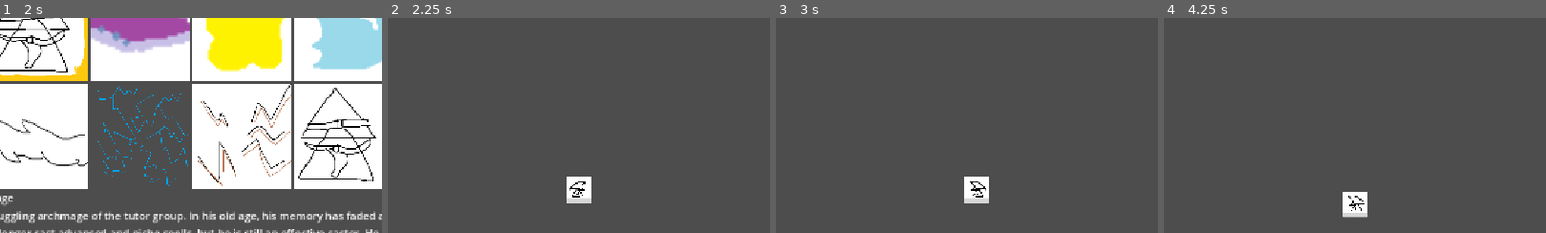
Above: before the commit, frames 1-4 (left to right).
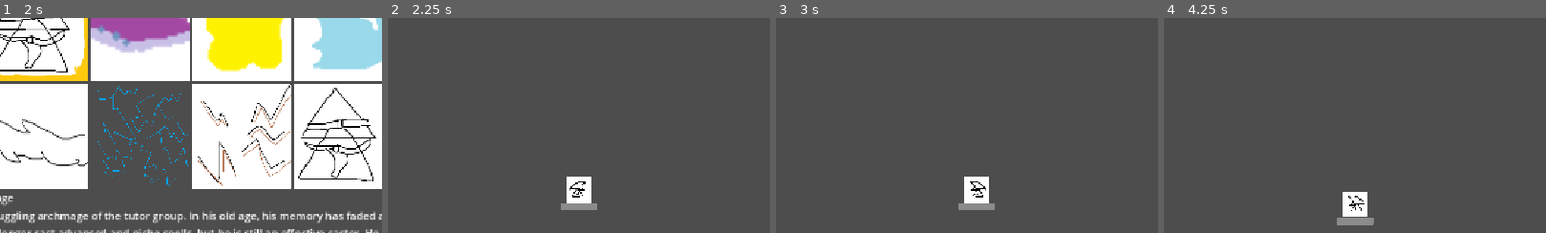
Above: after the commit, the same moments.

Repository: flowerFawn/XP-Based-Leveling
Game: Godot game, scene res://scenes/menu/main_menu.tscn
The game is run twice, just before and just after one commit, with the same random seed, the same clock (stepped at 60 frames per second) and the same inputs. The engine's default icon, where the game draws it, is replaced by a stand-in: a white triangle on a blue panel in a dark square. Sound files missing from this copy of the repository are replaced by a short silence.
Inputs (mouse positions are % of the whole screen's width and height, from its top left):
- Up to frame 1 (2 s): click (19, 31) at 0.5 s; click (30, 12) at 1.25 s
- Up to frame 2 (2.25 s): click "Begin!" at 2 s
- Up to frame 3 (3 s): tap Enter at 2.75 s; hold D (player_right) from 2.78 s (still down)
- Up to frame 4 (4.25 s): release D (player_right) at 3.53 s; hold S (player_down) from 3.53 s (still down)
The pictures show only the part of the screen within x 25-75%, y 10-60%; the shares and areas given below are measured in that part.

Frame 1 is identical in both runs. In frame 2, 0.4% of the frame differs, in the area x 45-55%, y 84-90%; in frame 3, 0.4%; in frame 4, 0.5%, in the area x 45-55%, y 90-97%.

Commit message:
new enemy types
also some minor refactoring of enemy weights, just changing from two arrays to a dictionary with enemy type as keys, and the callable for the weight as the item

Diff:
--- /dev/null
+++ b/resources/enemy types/mid_goblin_type_1.tres
@@ -0,0 +1,19 @@
+[gd_resource type="Resource" script_class="EnemyType" load_steps=5 format=3 uid="uid://dihnof1qd7oc1"]
+
+[ext_resource type="Script" uid="uid://58cfsa1tna1q" path="res://scripts/resources/base resources/enemy_type.gd" id="1_efmmn"]
+[ext_resource type="Resource" uid="uid://cj6251nhvsiy8" path="res://resources/movement types/straight_enemy_movement.tres" id="1_vbmnr"]
+[ext_resource type="Texture2D" uid="uid://blxqdo7j3aerc" path="res://assets/placeholders/thorns.png" id="3_bcgp5"]
+
+[sub_resource type="CircleShape2D" id="CircleShape2D_8he2s"]
+radius = 50.0
+
+[resource]
+script = ExtResource("1_efmmn")
+movement_type = ExtResource("1_vbmnr")
+speed = 100.0
+contact_damage = 15.0
+xp_reward = 2.0
+base_health = 30.0
+collision = SubResource("CircleShape2D_8he2s")
+sprite = ExtResource("3_bcgp5")
+metadata/_custom_type_script = "uid://58cfsa1tna1q"
--- /dev/null
+++ b/resources/enemy types/mid_goblin_type_2.tres
@@ -0,0 +1,19 @@
+[gd_resource type="Resource" script_class="EnemyType" load_steps=5 format=3 uid="uid://b5vdf6igrbsnr"]
+
+[ext_resource type="Resource" uid="uid://cj6251nhvsiy8" path="res://resources/movement types/straight_enemy_movement.tres" id="1_5lf2y"]
+[ext_resource type="Script" uid="uid://58cfsa1tna1q" path="res://scripts/resources/base resources/enemy_type.gd" id="2_dj2ow"]
+[ext_resource type="Texture2D" uid="uid://blxqdo7j3aerc" path="res://assets/placeholders/thorns.png" id="3_2y481"]
+
+[sub_resource type="CircleShape2D" id="CircleShape2D_8he2s"]
+radius = 50.0
+
+[resource]
+script = ExtResource("2_dj2ow")
+movement_type = ExtResource("1_5lf2y")
+speed = 80.0
+contact_damage = 12.0
+xp_reward = 2.0
+base_health = 50.0
+collision = SubResource("CircleShape2D_8he2s")
+sprite = ExtResource("3_2y481")
+metadata/_custom_type_script = "uid://58cfsa1tna1q"
--- /dev/null
+++ b/resources/enemy types/mid_goblin_type_3.tres
@@ -0,0 +1,19 @@
+[gd_resource type="Resource" script_class="EnemyType" load_steps=5 format=3 uid="uid://diyifwsqyg152"]
+
+[ext_resource type="Resource" uid="uid://cj6251nhvsiy8" path="res://resources/movement types/straight_enemy_movement.tres" id="1_6wl5g"]
+[ext_resource type="Script" uid="uid://58cfsa1tna1q" path="res://scripts/resources/base resources/enemy_type.gd" id="2_d3h6t"]
+[ext_resource type="Texture2D" uid="uid://blxqdo7j3aerc" path="res://assets/placeholders/thorns.png" id="3_1jh1y"]
+
+[sub_resource type="CircleShape2D" id="CircleShape2D_8he2s"]
+radius = 50.0
+
+[resource]
+script = ExtResource("2_d3h6t")
+movement_type = ExtResource("1_6wl5g")
+speed = 90.0
+contact_damage = 14.0
+xp_reward = 2.0
+base_health = 40.0
+collision = SubResource("CircleShape2D_8he2s")
+sprite = ExtResource("3_1jh1y")
+metadata/_custom_type_script = "uid://58cfsa1tna1q"
--- /dev/null
+++ b/resources/enemy types/mid_grunt.tres
@@ -0,0 +1,19 @@
+[gd_resource type="Resource" script_class="EnemyType" load_steps=5 format=3 uid="uid://b5oji5bg8ylg0"]
+
+[ext_resource type="Resource" uid="uid://cj6251nhvsiy8" path="res://resources/movement types/straight_enemy_movement.tres" id="1_ijpbv"]
+[ext_resource type="Script" uid="uid://58cfsa1tna1q" path="res://scripts/resources/base resources/enemy_type.gd" id="1_pnves"]
+[ext_resource type="Texture2D" uid="uid://8xf80h2lm058" path="res://assets/placeholders/placeholder_menu_quit.png" id="3_7khfl"]
+
+[sub_resource type="CircleShape2D" id="CircleShape2D_spm0e"]
+radius = 200.0
+
+[resource]
+script = ExtResource("1_pnves")
+movement_type = ExtResource("1_ijpbv")
+speed = 60.0
+contact_damage = 25.0
+xp_reward = 4.0
+base_health = 150.0
+collision = SubResource("CircleShape2D_spm0e")
+sprite = ExtResource("3_7khfl")
+metadata/_custom_type_script = "uid://58cfsa1tna1q"
--- /dev/null
+++ b/resources/enemy types/mid_hammer.tres
@@ -0,0 +1,19 @@
+[gd_resource type="Resource" script_class="EnemyType" load_steps=5 format=3 uid="uid://d2vrg8gthvpw3"]
+
+[ext_resource type="Resource" uid="uid://cj6251nhvsiy8" path="res://resources/movement types/straight_enemy_movement.tres" id="1_2up7e"]
+[ext_resource type="Script" uid="uid://58cfsa1tna1q" path="res://scripts/resources/base resources/enemy_type.gd" id="2_532dl"]
+[ext_resource type="Texture2D" uid="uid://cf8meehm5l0yh" path="res://assets/placeholders/goblin.png" id="3_2up7e"]
+
+[sub_resource type="CircleShape2D" id="CircleShape2D_spm0e"]
+radius = 50.0
+
+[resource]
+script = ExtResource("2_532dl")
+movement_type = ExtResource("1_2up7e")
+speed = 300.0
+contact_damage = 15.0
+xp_reward = 2.0
+base_health = 30.0
+collision = SubResource("CircleShape2D_spm0e")
+sprite = ExtResource("3_2up7e")
+metadata/_custom_type_script = "uid://58cfsa1tna1q"
--- a/resources/magic items/conductive_controller_1.tres
+++ b/resources/magic items/conductive_controller_1.tres
@@ -6,5 +6,6 @@
 [resource]
 script = ExtResource("1_4odem")
 percentage_increase_per_enemy = 0.05
+rarity = 2
 next_upgrade = ExtResource("1_dhy58")
 metadata/_custom_type_script = "uid://dn2cenp4tb56"
--- a/resources/magic items/conductive_controller_2.tres
+++ b/resources/magic items/conductive_controller_2.tres
@@ -6,4 +6,5 @@
 script = ExtResource("1_lg128")
 percentage_increase_per_enemy = 0.1
 level = 2
+rarity = 2
 metadata/_custom_type_script = "uid://dn2cenp4tb56"
--- a/resources/magic items/magic_revolver_1.tres
+++ b/resources/magic items/magic_revolver_1.tres
@@ -5,5 +5,6 @@
 
 [resource]
 script = ExtResource("1_7wp3f")
+rarity = 2
 next_upgrade = ExtResource("1_x46nu")
 metadata/_custom_type_script = "uid://bfk2l7r80cua0"
--- a/resources/spell/shard_1.tres
+++ b/resources/spell/shard_1.tres
@@ -11,7 +11,7 @@
 cooldown = 1.0
 damage = 4.0
 projectile_speed = 60.0
-projectile_pierce = 2
+projectile_pierce = 1
 multi_projectile_delay = 0.05
 shape = SubResource("CircleShape2D_ynue0")
 texture = ExtResource("3_4q8fg")
--- a/resources/spell/shard_2.tres
+++ b/resources/spell/shard_2.tres
@@ -12,7 +12,7 @@
 damage = 4.0
 projectile_speed = 60.0
 projectile_count = 3
-projectile_pierce = 2
+projectile_pierce = 1
 multi_projectile_delay = 0.05
 shape = SubResource("CircleShape2D_ynue0")
 texture = ExtResource("2_env62")
--- a/resources/spell/shard_3.tres
+++ b/resources/spell/shard_3.tres
@@ -12,7 +12,7 @@
 damage = 4.0
 projectile_speed = 60.0
 projectile_count = 5
-projectile_pierce = 2
+projectile_pierce = 1
 multi_projectile_delay = 0.05
 shape = SubResource("CircleShape2D_ynue0")
 texture = ExtResource("2_16juc")
--- a/resources/spell/shard_4.tres
+++ b/resources/spell/shard_4.tres
@@ -11,7 +11,7 @@
 damage = 4.0
 projectile_speed = 60.0
 projectile_count = 5
-projectile_pierce = 4
+projectile_pierce = 3
 multi_projectile_delay = 0.05
 shape = SubResource("CircleShape2D_ynue0")
 texture = ExtResource("2_f0sgm")
--- a/scenes/player.tscn
+++ b/scenes/player.tscn
@@ -11,10 +11,11 @@
 shader = ExtResource("2_lrhn5")
 shader_parameter/harmed = false
 
-[node name="CharacterBody2D" type="CharacterBody2D" node_paths=PackedStringArray("node_sprite", "node_progress") groups=["Player"]]
+[node name="CharacterBody2D" type="CharacterBody2D" node_paths=PackedStringArray("node_sprite", "node_progress", "node_red_flash_timer") groups=["Player"]]
 script = ExtResource("1_rkhd4")
 node_sprite = NodePath("Trianglewizard")
 node_progress = NodePath("ProgressBar")
+node_red_flash_timer = NodePath("RedFlashTimer")
 
 [node name="CollisionShape2D" type="CollisionShape2D" parent="."]
 shape = SubResource("RectangleShape2D_rkhd4")
@@ -31,13 +32,16 @@
 [node name="ProgressBar" type="ProgressBar" parent="."]
 anchors_preset = -1
 anchor_right = 0.5
-offset_left = -76.0
-offset_top = 49.5
-offset_right = 76.0
-offset_bottom = 76.5
+offset_left = -110.0
+offset_top = 76.5
+offset_right = 110.0
+offset_bottom = 120.0
 grow_horizontal = 2
 grow_vertical = 2
 show_percentage = false
 
 [node name="AudioListener2D" type="AudioListener2D" parent="."]
 current = true
+
+[node name="RedFlashTimer" type="Timer" parent="."]
+wait_time = 0.3
--- a/scripts/autoloads/spell_shop.gd
+++ b/scripts/autoloads/spell_shop.gd
@@ -7,19 +7,13 @@
 		GameInfo.game_ui.xp_progress.value = spell_xp
 		if spell_xp >= next_required_xp:
 			spell_xp -= next_required_xp
-			next_required_xp *= 2
+			next_required_xp += 10
 			GameInfo.player_level += 1
 			call_deferred(&"award_ability_option")
 			GameInfo.game_ui.xp_progress.value = spell_xp
 			GameInfo.game_ui.xp_progress.max_value = next_required_xp
 var next_required_xp:float = 5
-@export var current_ability_pool:Array[Ability] = [load("uid://7vmgb80p33sl"),
-load("uid://ciomfgvjduepp"),
-load("uid://dh4308dsgb1xc"),
-load("uid://bb3wur6d4qxcf"),
-load("uid://fdx6pmmkh50r"),
-load("uid://cnpu8eq5ibo8b"),
-load("uid://buu4u5w3e3yf3")]
+@export var current_ability_pool:Array[Ability]
 
 var current_ability_weights:PackedFloat32Array
 
--- a/scripts/game_controller.gd
+++ b/scripts/game_controller.gd
@@ -2,26 +2,23 @@
 class_name GameController
 
 var time_elapsed:float = 0
-
-var enemy_type_array:Array[EnemyType] = [
-	preload("uid://bg3osrk3a4ni5"), #0 - goblin type 1
-	preload("uid://cr5n22p055thh"), #1 - gobin type 2
-	preload("uid://cbke16rl4k8ar"), #2 - goblin type 3
-	preload("uid://7mdhf8llrlod"), #3 - goblin type 4
-	preload("uid://c6qqqoynid1fh"), #4 - goblin bomber
-	preload("uid://dqunbnln7x2n0"), #5 - loot goblin
-	preload("uid://dc0p6fukw7bp6"), #6 - martyr
-]
-##List of polynomials and sine functions for determining enemy weights based on time survived
-var enemy_type_weight_functions_array:Array[Callable] = ([
-	func (x) -> float: return -0.05 * x * (x - 40) + 1,
-	func (x) -> float: return -0.0005 * (x-40) * (x-500),
-	func (x) -> float: return -0.0005 * (x-40) * (x-500),
-	func (x) -> float: return -0.0005 * (x-40) * (x-500),
-	func (x) -> float: return sin(x * 0.02) * 1.5,
-	func (x) -> float: return sin(x * 0.05) * 0.1,
-	func (x) -> float: return sin(x * 0.01) * 1.5
-])
+##List of polynomials and sine functions for determining enemy weights based on time survived, with the enemy type as the keys
+##This helps keep them together in the code
+##Unsure if there is another way to do this without having it hardcoded for the lambdas?
+var enemy_type_and_weights_dict:Dictionary[EnemyType, Callable] = ({
+	preload("uid://bg3osrk3a4ni5"):func (x) -> float: return -0.05 * x * (x - 60) + 1, #0 - goblin type 1
+	preload("uid://cr5n22p055thh"):func (x) -> float: return -0.0005 * (x-60) * (x-300), #1 - goblin type 2
+	preload("uid://cbke16rl4k8ar"):func (x) -> float: return -0.0005 * (x-60) * (x-300), #2 - goblin type 3
+	preload("uid://7mdhf8llrlod"):func (x) -> float: return -0.0005 * (x-60) * (x-300), #3 - goblin type 4
+	preload("uid://c6qqqoynid1fh"):func (x) -> float: return sin(x * 0.02) * 1.5, #4 - goblin bomber
+	preload("uid://dqunbnln7x2n0"):func (x) -> float: return sin(x * 0.05) * 0.1, #5 - loot goblin
+	preload("uid://dc0p6fukw7bp6"):func (x) -> float: return sin(x * 0.01) * 1.5, # 6 martyr
+	preload("uid://dihnof1qd7oc1"):func (x) -> float: return -0.0005 * (x-180) * (x-420), #7 - mid goblin 1
+	preload("uid://b5vdf6igrbsnr"):func (x) -> float: return -0.0005 * (x-180) * (x-420), #8 - mid goblin 2
+	preload("uid://diyifwsqyg152"):func (x) -> float: return -0.0005 * (x-180) * (x-420), #9 - mid goblin 3
+	preload("uid://b5oji5bg8ylg0"):func (x) -> float: return -0.0003 * (x-200) * (x-460), #10 - mid grunt
+	preload("uid://d2vrg8gthvpw3"):func (x) -> float: return -0.0003 * (x-200) * (x-460), #11 - mid hammerm
+})
 ##The most recently calculated enemy weights, based on enemy type weight functions array
 var enemy_type_current_weight_array:PackedFloat32Array = PackedFloat32Array([])
 
@@ -36,7 +33,7 @@
 
 func spawn_enemies() -> void:
 	var total_enemy_count:int = len(get_tree().get_nodes_in_group(&"Enemy"))
-	var enemy_quota:int = (time_elapsed * 0.2) + 8
+	var enemy_quota:int = ceili((time_elapsed * 0.2) + 8)
 	var enemies_to_spawn:int = ceili((enemy_quota - total_enemy_count) * 0.1)
 	update_enemy_weights(time_elapsed)
 	for enemy_to_spawn:int in range(enemies_to_spawn):
@@ -54,26 +51,27 @@
 	else:
 		spawn_offset = Vector2(neg_constant * CAMERA_DISTANCE_VECTOR.x ,GameInfo.rnd.randi_range(-2300, 2300))
 	spawn_position = player_position + spawn_offset
-	var new_enemy:Enemy = Enemy.new_enemy(pick_weighted_random_enemy(GameInfo.player_level))
+	var new_enemy:Enemy = Enemy.new_enemy(pick_weighted_random_enemy())
 	GameInfo.enemy_holder.add_child(new_enemy)
 	new_enemy.global_position = spawn_position
 
-func pick_weighted_random_enemy(level:int) -> EnemyType:
+func pick_weighted_random_enemy() -> EnemyType:
 	var enemy_type:EnemyType
-	enemy_type = enemy_type_array[GameInfo.rnd.rand_weighted(enemy_type_current_weight_array)]
+	enemy_type = enemy_type_and_weights_dict.keys()[GameInfo.rnd.rand_weighted(enemy_type_current_weight_array)]
 	return enemy_type
 
 func update_enemy_weights(seconds_survived:float) -> void:
 	#This should be the index within the enemy type functions array, which should map on
 	var new_weights_array:PackedFloat32Array = PackedFloat32Array([])
 	var enemy_weight:float
-	for i in range(len(enemy_type_weight_functions_array)):
-		enemy_weight = enemy_type_weight_functions_array[i].call(seconds_survived)
+	for enemy:EnemyType in enemy_type_and_weights_dict.keys():
+		enemy_weight = enemy_type_and_weights_dict[enemy].call(seconds_survived)
 		if enemy_weight > 0:
 			new_weights_array.append(enemy_weight)
 		else:
 			new_weights_array.append(0)
 	enemy_type_current_weight_array = new_weights_array
+	print(enemy_type_current_weight_array)
 
 func _process(delta: float) -> void:
 	time_elapsed += delta
--- a/scripts/player.gd
+++ b/scripts/player.gd
@@ -3,6 +3,7 @@
 
 @export var node_sprite:Sprite2D
 @export var node_progress:ProgressBar
+@export var node_red_flash_timer:Timer
 var speed:int = 500
 var active_health:float = 100
 var max_health:float = 100
@@ -24,6 +25,7 @@
 	node_progress.min_value = 0
 	node_progress.max_value = max_health
 	node_progress.value = active_health
+	node_red_flash_timer.timeout.connect(stop_flash)
 
 func set_character(character:Character) -> void:
 	SpellShop.current_ability_pool = character.starting_ability_pool.abilities.duplicate()
@@ -69,10 +71,21 @@
 func take_damage(amount:float) -> void:
 	if amount > 0:
 		var affected_damage:float = SpellShop.run_through_magic_items(amount, &"affect_incoming_damage")
+
 		active_health -= affected_damage
 		node_progress.value = active_health
+		if affected_damage > 0:
+			visual_damage()
 		if active_health <= 0:
 			die()
+
+func visual_damage() -> void:
+	const TIME_TO_FLASH:float = 0.2
+	node_sprite.material.set_shader_parameter(&"harmed", true)
+	node_red_flash_timer.start(TIME_TO_FLASH)
+
+func stop_flash() -> void:
+	node_sprite.material.set_shader_parameter(&"harmed", false)
 
 func die():
 	print("You died! sucks to suck buddy")
